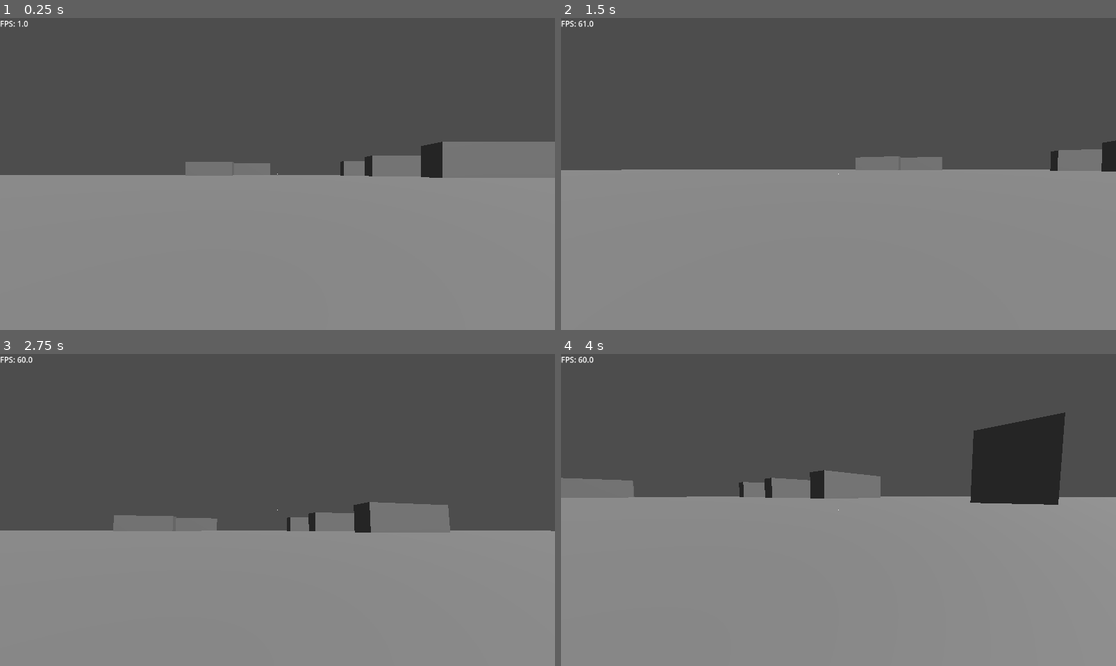
Above: before the commit, frames 1-4 (two rows, left to right).
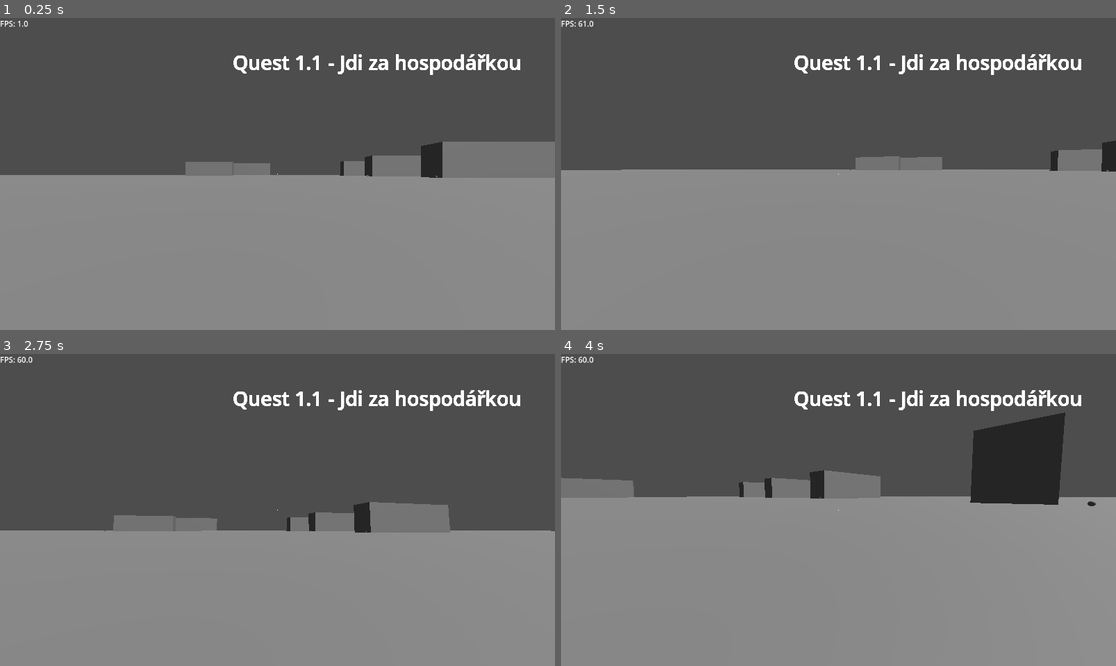
Above: after the commit, the same moments.

Repository: StrahovGameDev/StraHov
Game: Godot game, scene res://main_scene/game_manager.tscn
The game is run twice, just before and just after one commit, with the same random seed, the same clock (stepped at 60 frames per second) and the same inputs.
Inputs (mouse positions are in pixels of both pictures, inside the frame that each line leads up to):
- Up to frame 1 (0.25 s): no input
- Up to frame 2 (1.5 s): tap Enter (enter) at 0.5, 1.35 s; move the mouse to (866, 174) at 0.52 s; hold Enter (enter) 0.53-1.28 s; hold Space (fly_up) from 0.53 s (still down); move the mouse to (810, 174) at 1.27 s
- Up to frame 3 (2.75 s): keep holding Space (fly_up); move the mouse to (288, 503) at 2.02 s; hold Enter (enter) from 2.03 s (still down)
- Up to frame 4 (4 s): keep holding Space (fly_up); move the mouse to (832, 516) at 2.77 s; release Enter (enter) at 2.78 s; tap Enter (enter) at 2.85 s; move the mouse to (877, 513) at 3.52 s; hold Enter (enter) from 3.53 s (still down)

The runs differ from the first frame. In frame 1, 1.1% of the frame differs, in the area x 42-94%, y 11-52%; in frame 2, 1.1%; in frame 3, 1.1%; in frame 4, 1.1%, in the area x 32-97%, y 11-49%.

Commit message:
BlockManager: game is almost done with this feature

Diff:
--- /dev/null
+++ b/block_2_manager.gd
@@ -0,0 +1,16 @@
+extends Area3D
+
+var only_once: bool = true
+
+func _on_body_entered(body: Node3D) -> void:
+	if body.is_in_group("player") and only_once:
+		only_once = false
+		print("Ou, hello, hello, my dear student. WELCOME TO STRAHOV")
+		$AudioStreamPlayer3D.play()
+		$AnimationPlayer.play("welcome")
+	else:
+		pass
+
+
+func _on_timer_timeout() -> void:
+	$AnimationPlayer/CanvasLayer/Label3.queue_free()
--- /dev/null
+++ b/block_2_manager.tscn
@@ -0,0 +1,154 @@
+[gd_scene load_steps=8 format=3 uid="uid://dolynv3sxhouy"]
+
+[ext_resource type="Script" uid="uid://dgbshy8tmywqy" path="res://block_2_manager.gd" id="1_lhjtp"]
+[ext_resource type="AudioStream" uid="uid://c7r00owy6elwm" path="res://Doom OST - E1M1 - At Doom's Gate.mp3" id="2_a72x6"]
+
+[sub_resource type="SphereShape3D" id="SphereShape3D_0ql4o"]
+
+[sub_resource type="SphereMesh" id="SphereMesh_0ql4o"]
+
+[sub_resource type="Animation" id="Animation_lhjtp"]
+resource_name = "welcome"
+length = 14.0
+tracks/0/type = "value"
+tracks/0/imported = false
+tracks/0/enabled = true
+tracks/0/path = NodePath("AnimationPlayer/CanvasLayer/ColorRect:modulate")
+tracks/0/interp = 1
+tracks/0/loop_wrap = true
+tracks/0/keys = {
+"times": PackedFloat32Array(0, 14),
+"transitions": PackedFloat32Array(1, 1),
+"update": 0,
+"values": [Color(1, 1, 1, 0), Color(1, 1, 1, 1)]
+}
+tracks/1/type = "value"
+tracks/1/imported = false
+tracks/1/enabled = true
+tracks/1/path = NodePath("AnimationPlayer/CanvasLayer/Label:modulate")
+tracks/1/interp = 1
+tracks/1/loop_wrap = true
+tracks/1/keys = {
+"times": PackedFloat32Array(10, 14),
+"transitions": PackedFloat32Array(1, 1),
+"update": 0,
+"values": [Color(1, 1, 1, 0), Color(1, 1, 1, 1)]
+}
+tracks/2/type = "value"
+tracks/2/imported = false
+tracks/2/enabled = true
+tracks/2/path = NodePath("AnimationPlayer/CanvasLayer/Label2:modulate")
+tracks/2/interp = 1
+tracks/2/loop_wrap = true
+tracks/2/keys = {
+"times": PackedFloat32Array(10, 14),
+"transitions": PackedFloat32Array(1, 1),
+"update": 0,
+"values": [Color(1, 1, 1, 0), Color(1, 1, 1, 1)]
+}
+
+[sub_resource type="Animation" id="Animation_a72x6"]
+length = 0.001
+tracks/0/type = "value"
+tracks/0/imported = false
+tracks/0/enabled = true
+tracks/0/path = NodePath("AnimationPlayer/CanvasLayer/ColorRect:modulate")
+tracks/0/interp = 1
+tracks/0/loop_wrap = true
+tracks/0/keys = {
+"times": PackedFloat32Array(0),
+"transitions": PackedFloat32Array(1),
+"update": 0,
+"values": [Color(1, 1, 1, 0)]
+}
+tracks/1/type = "value"
+tracks/1/imported = false
+tracks/1/enabled = true
+tracks/1/path = NodePath("AnimationPlayer/CanvasLayer/Label:modulate")
+tracks/1/interp = 1
+tracks/1/loop_wrap = true
+tracks/1/keys = {
+"times": PackedFloat32Array(0),
+"transitions": PackedFloat32Array(1),
+"update": 0,
+"values": [Color(1, 1, 1, 0)]
+}
+tracks/2/type = "value"
+tracks/2/imported = false
+tracks/2/enabled = true
+tracks/2/path = NodePath("AnimationPlayer/CanvasLayer/Label2:modulate")
+tracks/2/interp = 1
+tracks/2/loop_wrap = true
+tracks/2/keys = {
+"times": PackedFloat32Array(0),
+"transitions": PackedFloat32Array(1),
+"update": 0,
+"values": [Color(1, 1, 1, 0)]
+}
+
+[sub_resource type="AnimationLibrary" id="AnimationLibrary_u01wk"]
+_data = {
+&"RESET": SubResource("Animation_a72x6"),
+&"welcome": SubResource("Animation_lhjtp")
+}
+
+[node name="Block2Manager" type="Area3D"]
+script = ExtResource("1_lhjtp")
+
+[node name="CollisionShape3D" type="CollisionShape3D" parent="."]
+shape = SubResource("SphereShape3D_0ql4o")
+
+[node name="MeshInstance3D" type="MeshInstance3D" parent="."]
+mesh = SubResource("SphereMesh_0ql4o")
+
+[node name="AudioStreamPlayer3D" type="AudioStreamPlayer3D" parent="."]
+stream = ExtResource("2_a72x6")
+
+[node name="AnimationPlayer" type="AnimationPlayer" parent="."]
+libraries = {
+&"": SubResource("AnimationLibrary_u01wk")
+}
+
+[node name="CanvasLayer" type="CanvasLayer" parent="AnimationPlayer"]
+
+[node name="ColorRect" type="ColorRect" parent="AnimationPlayer/CanvasLayer"]
+modulate = Color(1, 1, 1, 0)
+offset_left = -133.0
+offset_top = -109.0
+offset_right = 1279.0
+offset_bottom = 767.0
+color = Color(0, 0, 0, 1)
+
+[node name="Label" type="Label" parent="AnimationPlayer/CanvasLayer"]
+modulate = Color(1, 1, 1, 0)
+offset_left = 188.0
+offset_top = 213.0
+offset_right = 953.0
+offset_bottom = 365.0
+theme_override_font_sizes/font_size = 81
+text = "VÍTEJ NA STRAHOVĚ"
+
+[node name="Label2" type="Label" parent="AnimationPlayer/CanvasLayer"]
+modulate = Color(1, 1, 1, 0)
+offset_left = 163.0
+offset_top = 359.0
+offset_right = 1212.0
+offset_bottom = 511.0
+theme_override_font_sizes/font_size = 111
+text = "vytvořil F, F, F"
+
+[node name="Label3" type="Label" parent="AnimationPlayer/CanvasLayer"]
+offset_left = 483.0
+offset_top = 64.0
+offset_right = 1082.0
+offset_bottom = 121.0
+theme_override_font_sizes/font_size = 41
+text = "Quest 1.1 - Jdi za hospodářkou"
+
+[node name="Timer" type="Timer" parent="."]
+wait_time = 10.0
+one_shot = true
+autostart = true
+
+[connection signal="body_entered" from="." to="." method="_on_body_entered"]
+[connection signal="timeout" from="Timer" to="." method="_on_timer_timeout"]
--- a/main_scene/game_manager.tscn
+++ b/main_scene/game_manager.tscn
@@ -1,7 +1,7 @@
 [gd_scene load_steps=5 format=3 uid="uid://bh1bx58xo7kmm"]
 
 [ext_resource type="Script" uid="uid://bbookv36piwvg" path="res://main_scene/game_manager.gd" id="1_ctrpd"]
-[ext_resource type="PackedScene" uid="uid://bdcmbkjq868ru" path="res://main_scene/player.tscn" id="2_twbfk"]
+[ext_resource type="PackedScene" uid="uid://bdcmbkjq868ru" path="res://player.tscn" id="2_twbfk"]
 [ext_resource type="PackedScene" uid="uid://limqqekoiruf" path="res://scenes/map.tscn" id="3_ddapi"]
 
 [sub_resource type="Environment" id="Environment_ddapi"]
@@ -19,3 +19,5 @@
 
 [node name="DirectionalLight3D" type="DirectionalLight3D" parent="."]
 transform = Transform3D(0.799737, -0.46758, 0.376549, 0, 0.627216, 0.778846, -0.60035, -0.622872, 0.501608, 0, 0, 0)
+
+[editable path="Map"]
--- a/main_scene/player.tscn
+++ b/player.tscn
@@ -1,14 +1,14 @@
 [gd_scene load_steps=6 format=3 uid="uid://bdcmbkjq868ru"]
 
-[ext_resource type="Script" uid="uid://bdbrbuktuwnt8" path="res://player.gd" id="1_l7a3g"]
-[ext_resource type="Script" uid="uid://cjkdvcailusal" path="res://cross_hair.gd" id="2_ujf4b"]
+[ext_resource type="Script" path="res://player.gd" id="1_l7a3g"]
+[ext_resource type="Script" path="res://cross_hair.gd" id="2_ujf4b"]
 [ext_resource type="PackedScene" uid="uid://blnv74irts5gj" path="res://console.tscn" id="2_whsb8"]
 
 [sub_resource type="CapsuleShape3D" id="CapsuleShape3D_1tgjw"]
 
 [sub_resource type="CapsuleMesh" id="CapsuleMesh_dhtji"]
 
-[node name="Player" type="CharacterBody3D"]
+[node name="Player" type="CharacterBody3D" groups=["player"]]
 script = ExtResource("1_l7a3g")
 
 [node name="FPS" type="Label" parent="."]
--- a/scenes/block.tscn
+++ b/scenes/block.tscn
@@ -1,4 +1,6 @@
-[gd_scene load_steps=2 format=3 uid="uid://bv6pedn8ngjc1"]
+[gd_scene load_steps=3 format=3 uid="uid://bv6pedn8ngjc1"]
+
+[ext_resource type="PackedScene" uid="uid://dolynv3sxhouy" path="res://block_2_manager.tscn" id="1_8r6n6"]
 
 [sub_resource type="BoxShape3D" id="BoxShape3D_3gtdk"]
 size = Vector3(68, 20, 17)
@@ -14,3 +16,6 @@
 [node name="CollisionShape3D" type="CollisionShape3D" parent="StaticBody3D"]
 transform = Transform3D(1, 0, 0, 0, 1, 0, 0, 0, 1, 0, 10, 0)
 shape = SubResource("BoxShape3D_3gtdk")
+
+[node name="Block2Manager" parent="." instance=ExtResource("1_8r6n6")]
+transform = Transform3D(1, 0, 0, 0, 1, 0, 0, 0, 1, -40.7079, 0.560019, 12.6235)
Not shown, added: Doom OST - E1M1 - At Doom's Gate.mp3.import
Not shown, added: block_2_manager.gd.uid
Not shown: 1 places in console.tscn that only renumber resources
Not shown, added: Doom OST - E1M1 - At Doom's Gate.mp3
